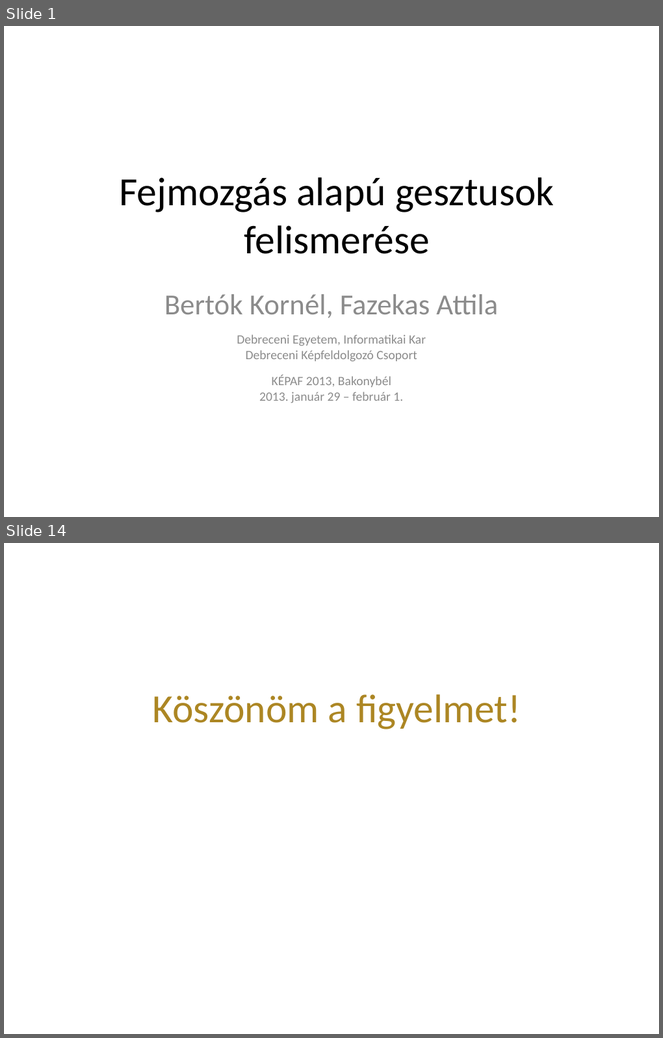
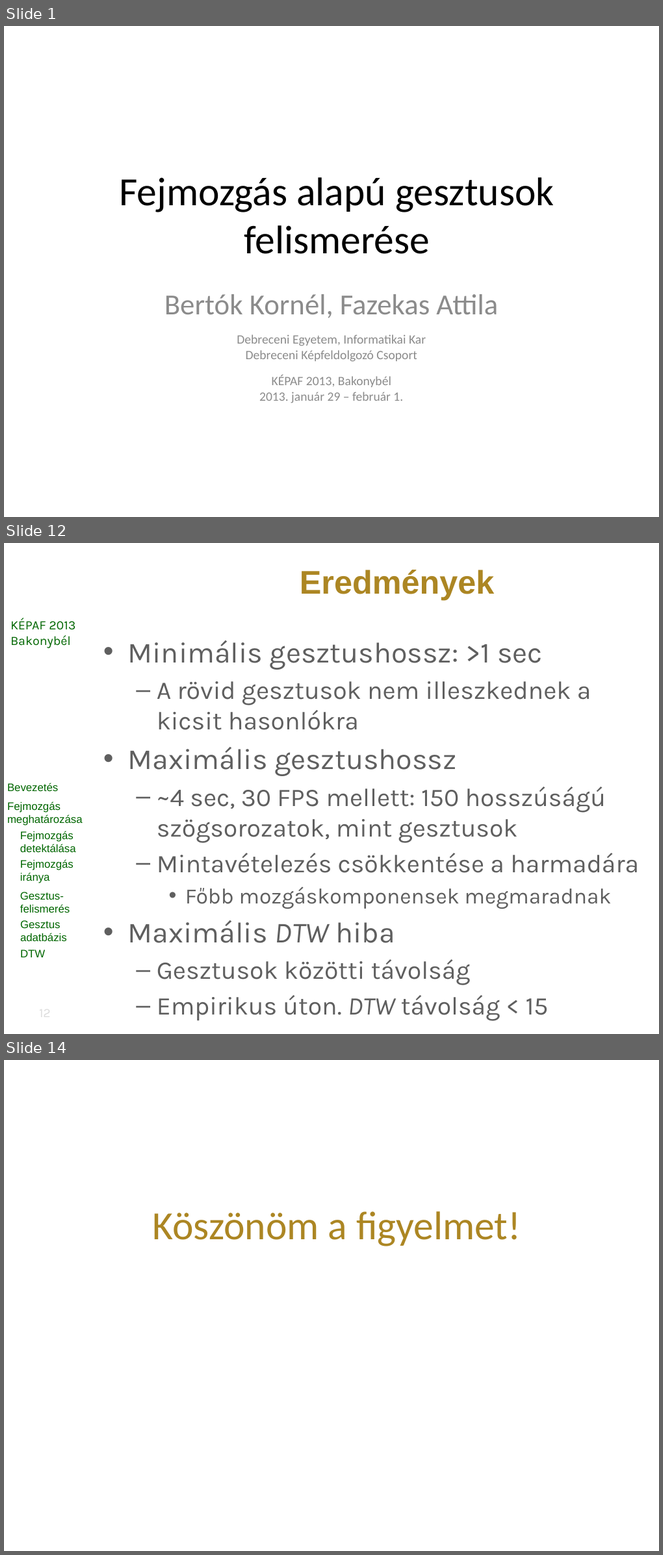
Before and after one commit to vohoaiviet/face-gesture-api, a slide deck: HeadMovement/research/kepaf/ppt/bertok.kornel.kepaf.2013.pptx. Shown one above the other, each under a label of ours: slides 1 and 14 before the commit, slides 1, 12 and 14 after it; the slides between them are not shown. The pictures are 663x1038 and 663x1555 pixels, drawn with LibreOffice and Linux fonts; fonts in the diff are those of the drawing; background and template pictures are left out. Boxes give left, top, right and bottom in pixels: in the first picture for what was removed or moved away, otherwise in the second. Text is boxed around its words. In the diff, an @@ line names an element or a change of style, - is before the commit and + after.

```diff
--- a/HeadMovement/research/kepaf/ppt/bertok.kornel.kepaf.2013.pptx
+++ b/HeadMovement/research/kepaf/ppt/bertok.kornel.kepaf.2013.pptx
@@ slide 12 added at box(4, 543, 659, 1034), background picture (left out) @@
@@ title added at box(300, 570, 495, 600), 36 pt, text #AC8623, bold @@
+Eredmények
@@ text added at box(10, 618, 76, 648), 14 pt, text #006600 @@
+KÉPAF 2013
+Bakonybél
@@ text added at box(128, 641, 639, 1021), 28 pt, text #5F5F5F @@
+• Minimális gesztushossz: >1 sec
+  – A rövid gesztusok nem illeszkednek a kicsit hasonlókra
+• Maximális gesztushossz
+  – ~4 sec, 30 FPS mellett: 150 hosszúságú szögsorozatok, mint gesztusok
+  – Mintavételezés csökkentése a harmadára
+    • Főbb mozgáskomponensek megmaradnak
+• Maximális DTW hiba
+  – Gesztusok közötti távolság
+  – Empirikus úton. DTW távolság < 15
@@ text added at box(7, 783, 83, 958), 12 pt, text #006600 @@
+Bevezetés
+Fejmozgás meghatározása
+Fejmozgás detektálása
+Fejmozgás iránya
+Gesztus-felismerés
+Gesztus adatbázis
+DTW
+Eredmények
@@ page number added at box(15, 1002, 76, 1025), 14 pt, text #DDDDDD @@
+12
```
Also in this commit, not shown: 8 slides changed, 3 other slides added, 4 slides removed.
